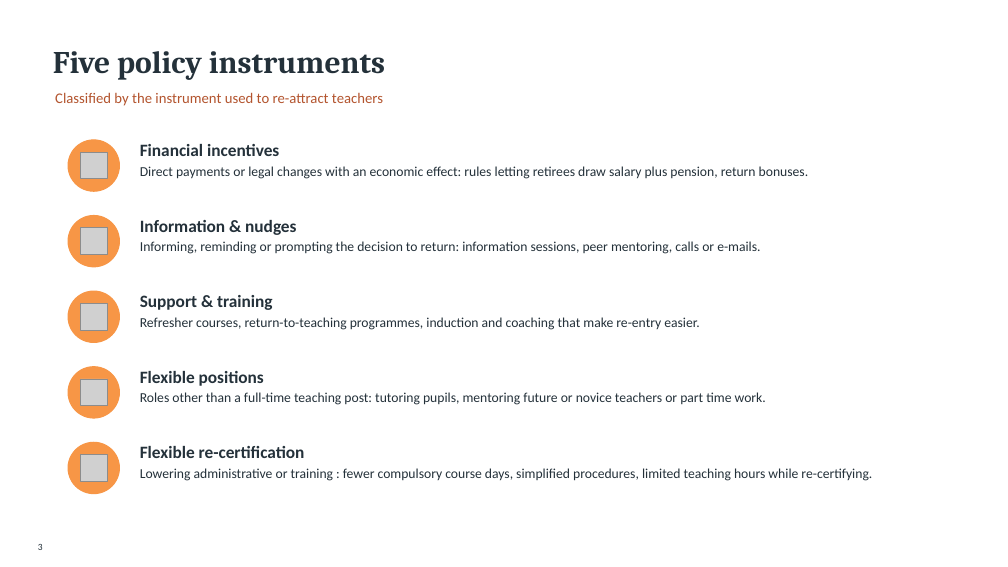
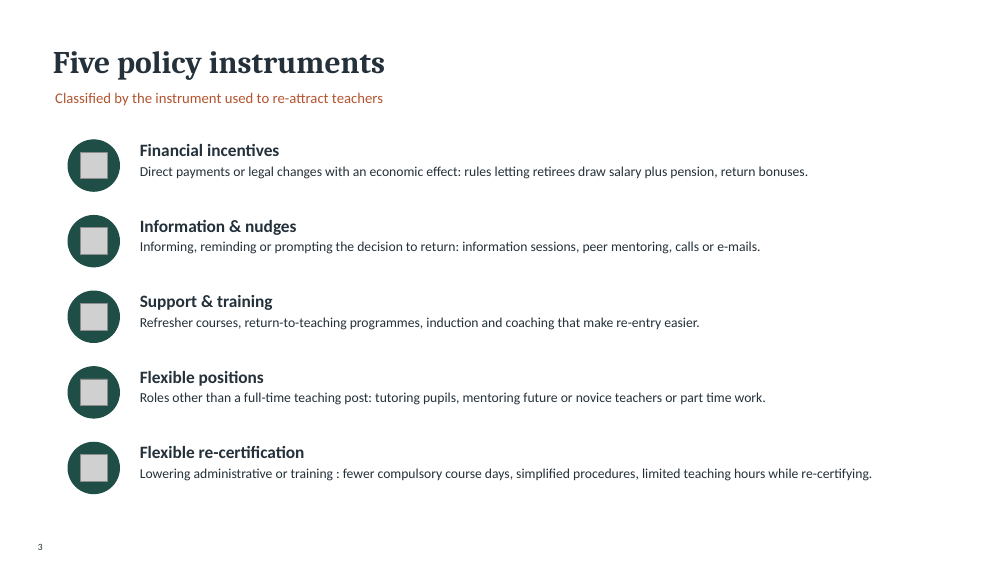
Before and after one commit to jedr1-ship-it/Alternative-Pathways----Quant, a slide deck: slide 3 of policies/Re-attracting_Former_Teachers.pptx. Drawn at 1008x567 pixels with LibreOffice and Linux fonts; fonts in the diff are those of the drawing; grey boxes stand for pictures. Boxes give left, top, right and bottom in pixels: in the first picture for what was removed or moved away, otherwise in the second. Text is boxed around its words. In the diff, an @@ line names an element or a change of style, - is before the commit and + after.

```diff
--- a/policies/Re-attracting_Former_Teachers.pptx
+++ b/policies/Re-attracting_Former_Teachers.pptx
@@ fill #F79646 to #1F4E46; outline #F79646 1 pt to #1F4E46 1 pt in 5 elements at (x1=68, y1=140, x2=119, y2=191), (x1=68, y1=216, x2=119, y2=267), (x1=68, y1=291, x2=119, y2=343), (x1=68, y1=367, x2=119, y2=418), (x1=68, y1=442, x2=119, y2=494) @@
```
Also in this commit, not shown: 31 other slides changed, 2 other files.
